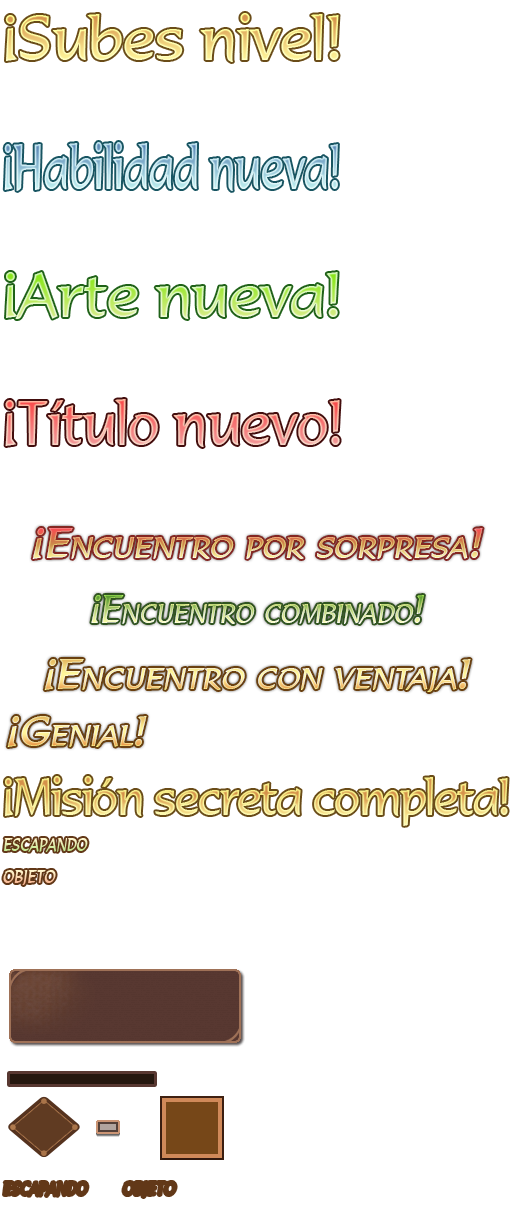
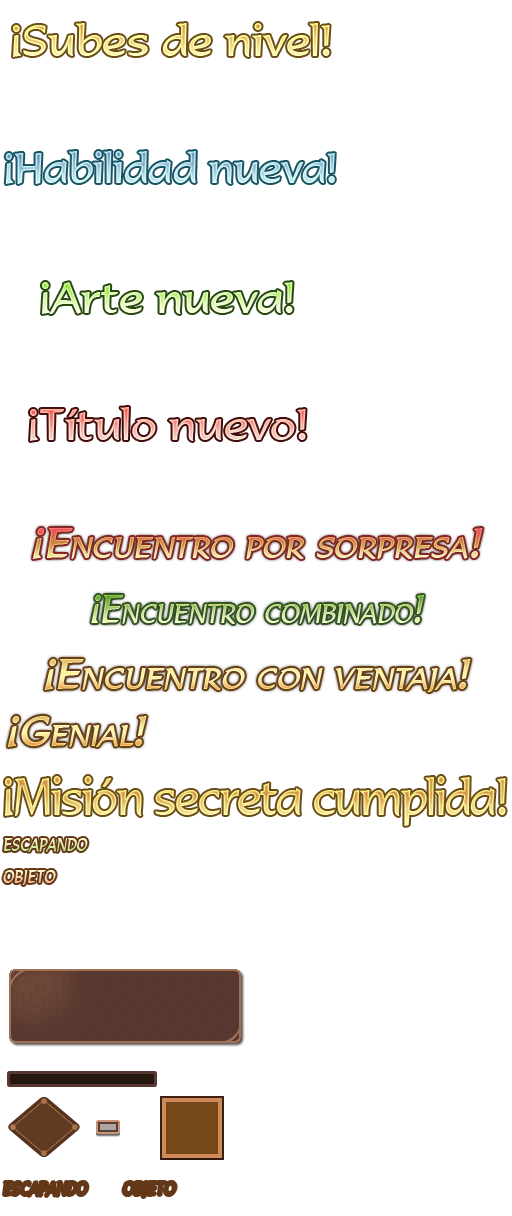
Layer changes from the first 512px x 1216px image to the second:
renamed "¡Subes nivel!" to "¡Subes de nivel!", painted on it over left=5, top=13, right=339, bottom=62
painted on "¡Habilidad nueva!" over left=4, top=142, right=338, bottom=191
painted on "¡Arte nueva!" over left=6, top=272, right=338, bottom=319
painted on "¡Título nuevo!" over left=5, top=399, right=340, bottom=447
renamed "¡Título nuevo! copy" to "Misión secreta cumplida", painted on it over left=5, top=776, right=508, bottom=826
